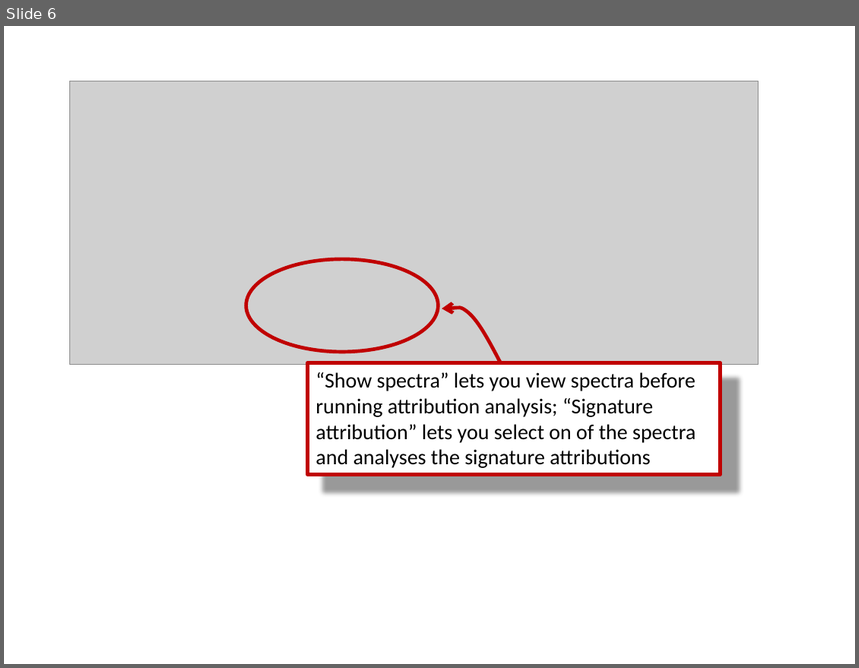
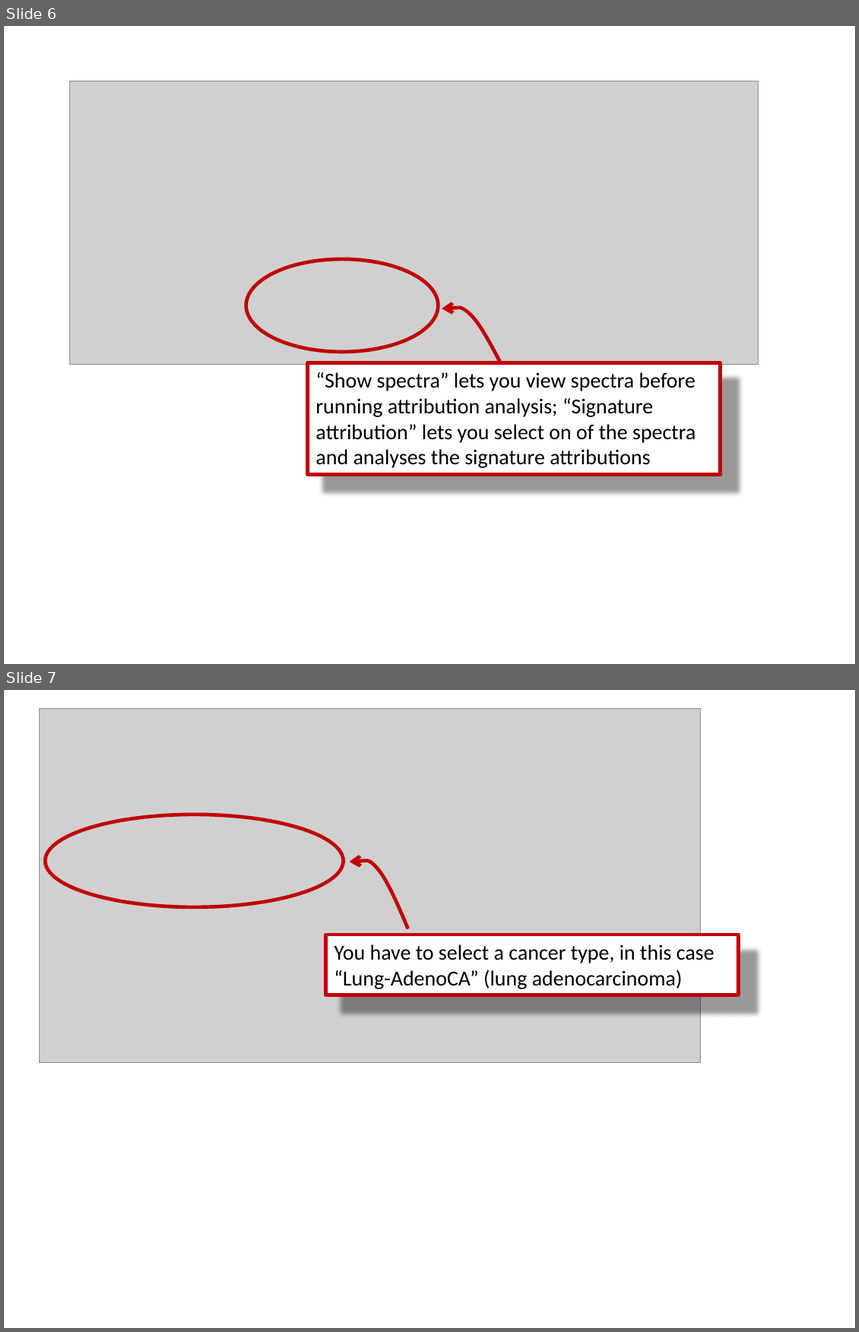
Before and after one commit to steverozen/mSigAct.server, a slide deck: data-raw/attribution-guide.pptx. Shown one above the other, each under a label of ours: slide 6 before the commit, slides 6 and 7 after it. The pictures are 859x668 and 859x1332 pixels, drawn with LibreOffice and Linux fonts; fonts in the diff are those of the drawing; grey boxes stand for pictures. Boxes give left, top, right and bottom in pixels: in the first picture for what was removed or moved away, otherwise in the second. Text is boxed around its words. In the diff, an @@ line names an element or a change of style, - is before the commit and + after.

```diff
--- a/data-raw/attribution-guide.pptx
+++ b/data-raw/attribution-guide.pptx
@@ slide 7 added at (x1=4, y1=690, x2=855, y2=1328), background #FFFFFF @@
@@ picture added at (x1=39, y1=709, x2=700, y2=1063) @@
@@ ellipse added at (x1=45, y1=815, x2=343, y2=907), outline #C00000 3 pt @@
@@ freeform shape added at (x1=350, y1=861, x2=408, y2=929), outline #C00000 3 pt @@
@@ rectangle added at (x1=325, y1=935, x2=739, y2=996), fill #FFFFFF, outline #C00000 3 pt, 18 pt, text #000000 @@
+You have to select a cancer type, in this case “Lung-AdenoCA” (lung adenocarcinoma)
```
Also in this commit, not shown: 8 other slides added, 4 slides removed, 36 other files.
